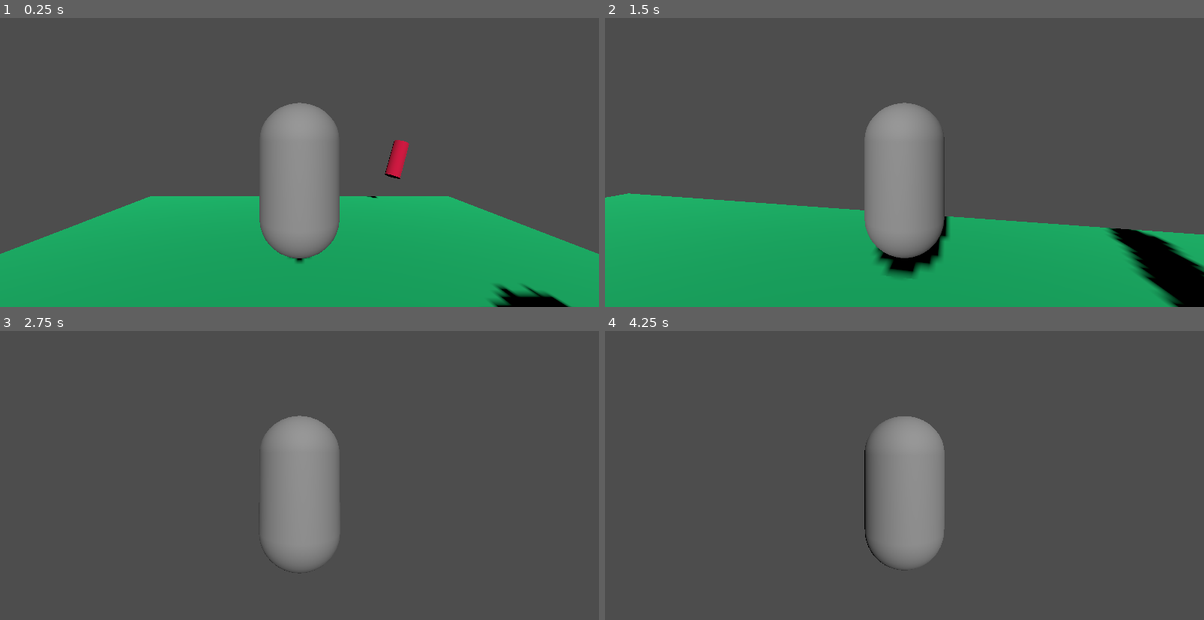
Above: before the commit, frames 1-4 (two rows, left to right).
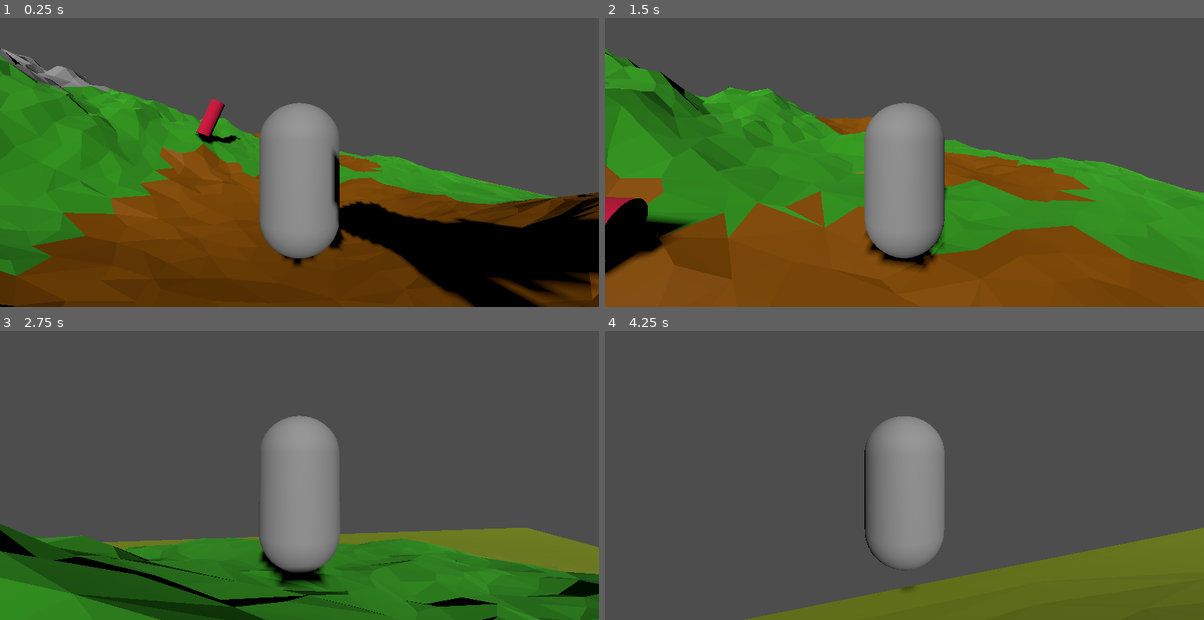
Above: after the commit, the same moments.

Repository: FujaTyping/Tafiya-Tare
Game: Godot game, scene res://game.tscn
Two runs of this game, one before a commit and one after it. Both use one fixed random seed, a clock stepped at 60 frames per second and the inputs below.
Inputs (mouse positions are in pixels of both pictures, inside the frame that each line leads up to):
- Up to frame 1 (0.25 s): no input
- Up to frame 2 (1.5 s): tap Enter (ui_accept) at 0.5, 0.77 s; move the mouse to (934, 136) at 0.52 s; hold W (up) from 0.53 s (still down); move the mouse to (874, 139) at 1.27 s
- Up to frame 3 (2.75 s): keep holding W (up); tap Enter (ui_accept) at 1.52 s; move the mouse to (311, 446) at 2.02 s
- Up to frame 4 (4.25 s): keep holding W (up); move the mouse to (898, 458) at 2.77 s; tap Enter (ui_accept) at 3.02, 3.77 s; move the mouse to (946, 455) at 3.52 s

The runs differ from the first frame. In frame 1, 54% of the frame differs, in the area x 0-100%, y 10-100%; in frame 2, 56%; in frame 3, 28%; in frame 4, 12%.

Commit message:
Add terrain

Diff:
--- a/game.tscn
+++ b/game.tscn
@@ -1,23 +1,24 @@
 [gd_scene load_steps=5 format=3 uid="uid://dm0rxd10m14f3"]
 
-[ext_resource type="PackedScene" uid="uid://dn74uyqle0r5b" path="res://ground.tscn" id="1_80nbo"]
+[ext_resource type="PackedScene" uid="uid://0i1pyomtpv8i" path="res://terrain.glb" id="1_7jktm"]
 [ext_resource type="PackedScene" uid="uid://4pwsgsmth51f" path="res://player.tscn" id="1_e2o6t"]
 [ext_resource type="PackedScene" uid="uid://ca5073hui4bqu" path="res://can.tscn" id="1_fc0e3"]
 [ext_resource type="PackedScene" uid="uid://b27eq4lmgnk1l" path="res://car.tscn" id="3_feb5d"]
 
 [node name="Main" type="Node3D"]
 
+[node name="terrain" parent="." instance=ExtResource("1_7jktm")]
+transform = Transform3D(10.9264965, 0, 0, 0, 13.00506, 0, 0, 0, 10.723159, 0, 0, 0)
+
 [node name="Can" parent="." instance=ExtResource("1_fc0e3")]
-transform = Transform3D(0.2572342, 0.094039746, 0.14983664, -0.12448027, 0.25568277, 0, -0.14453617, -0.05283957, 0.2666676, 2.6922104, 1.7716794, -4.059444)
-
-[node name="Ground" parent="." instance=ExtResource("1_80nbo")]
+transform = Transform3D(0.2572342, 0.094039746, 0.14983664, -0.12448027, 0.25568277, 0, -0.14453617, -0.05283957, 0.2666676, 2.6922104, 2.9034936, -4.059444)
 
 [node name="player" parent="." instance=ExtResource("1_e2o6t")]
-transform = Transform3D(1, 0, 0, 0, 1, 0, 0, 0, 1, 0, 1.9775217, 0)
+transform = Transform3D(1, 0, 0, 0, 1, 0, 0, 0, 1, 5.1376195, 1.9775217, 0)
 
 [node name="Sun" type="DirectionalLight3D" parent="."]
 transform = Transform3D(1, 0, 0, 0, 0.8974124, 0.44119263, 0, -0.44119263, 0.8974124, 0, 0, 0)
 shadow_enabled = true
 
 [node name="Car" parent="." instance=ExtResource("3_feb5d")]
-transform = Transform3D(0.7842027, 0, 0.62050474, 0, 1, 0, -0.62050474, 0, 0.7842027, 3.009354, 1.6200225, 3.0233765)
+transform = Transform3D(0.7842027, 0, 0.62050474, 0, 1, 0, -0.62050474, 0, 0.7842027, 6.9001656, 3.360696, 3.0233765)
Binary file added: terrain.glb
Not shown, added: terrain.glb.import
